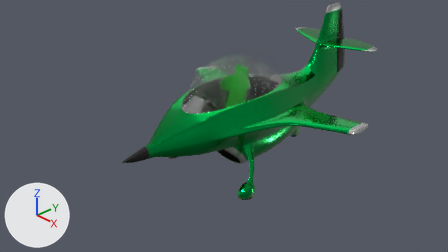
An edit to the Blender file furniture/space_plane/space_plane.blend, drawn before and after from the same camera.
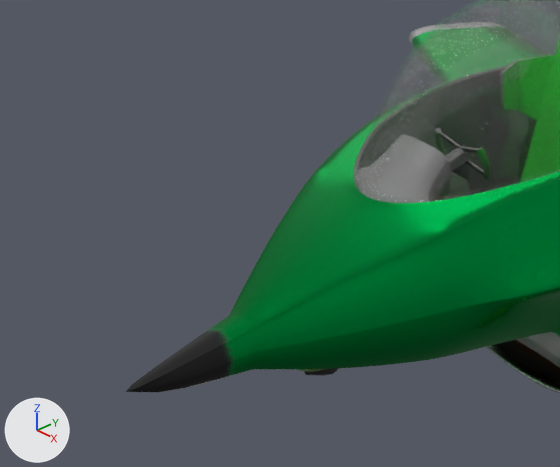
The first picture shows the older version from the file's camera 'Camera'. The close-ups show the older and then the newer version on the part from 20% to 53% of the width and 24% to 72% of the height of that picture. Only the edits that show in the close-ups are written down. The axes (+X, +Y, +Z) are drawn at lower left. The lights are the same throughout.

Objects in the first close-up: 'body', 'cockpit' and 1 more.
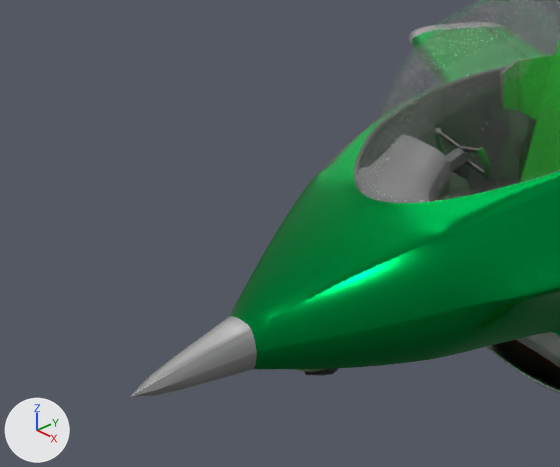
The change, as a list of edits to the scene's bpy script:
```text
Change me_space_plane_001:
    where me_space_plane_001.from_pydata(...)  # 368 vertices, 327 faces; spans x -2.14..0.0, y -2.52..3.59, z -0.96..1.62
    used by ob_body; location = (0.0, 0.0, 0.0)
    me_space_plane_001 part 1: creased or bevel-weighted edges go from 190 to 190
    me_space_plane_001 part 2: texture (UV) coordinates of 5 of 327 faces, centred in x -0.07..-0.03, y -1.92..-0.55, z -0.05..0.51, changed; they spanned u 0.35..0.61, v 0.01..0.95 and now span u 0.41..0.99, v 0.02..0.62
```

Location of each change, (x1, y1, x2, y2) in pixels of the close-ups (560 x 467 px):
'body', shading changed, surface changed: (135, 124, 560, 392) in both
part 1 of me_space_plane_001, shading changed: (135, 124, 560, 392) in both
part 2 of me_space_plane_001, surface changed (lighter): (135, 316, 257, 392) in both
